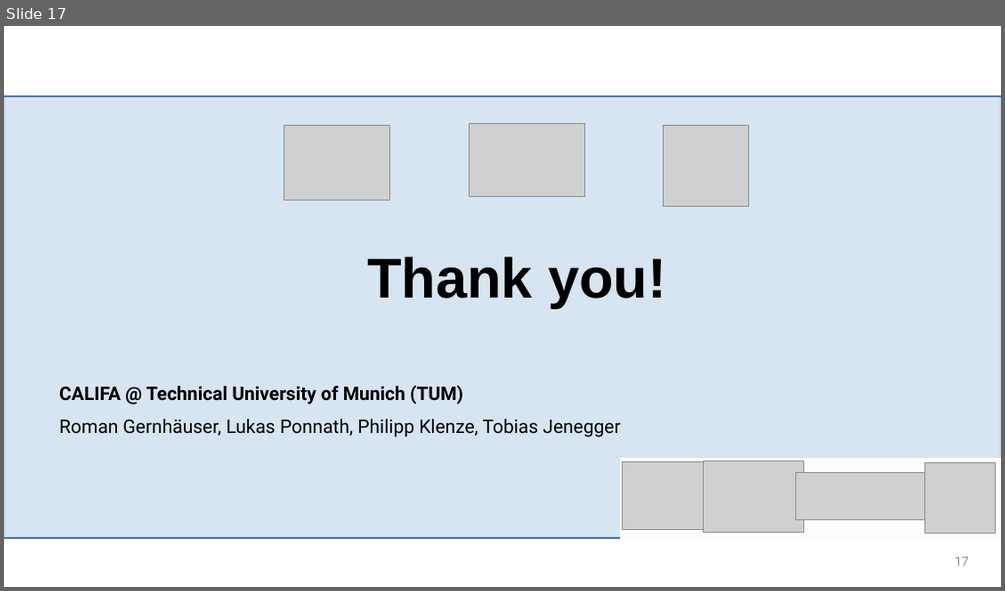
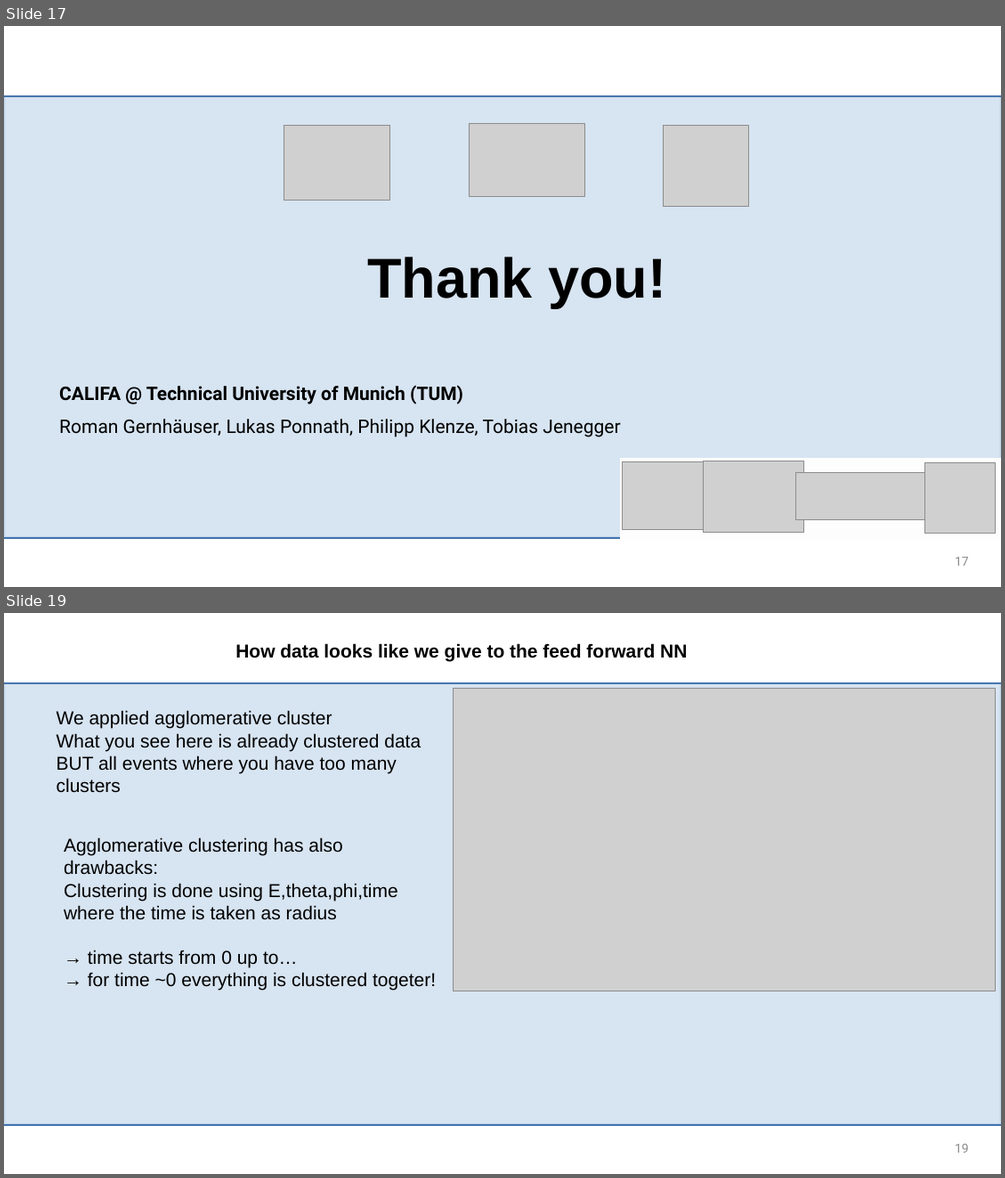
Before and after one commit to jenegger/trafo_agglo, a slide deck: odsl_summary_oct_2024.odp. Shown one above the other, each under a label of ours: slide 17 before the commit, slides 17 and 19 after it; the slides between them are not shown. The pictures are 1005x591 and 1005x1178 pixels, drawn with LibreOffice and Linux fonts; fonts in the diff are those of the drawing; grey boxes stand for pictures; background and template pictures are left out. Boxes give left, top, right and bottom in pixels: in the first picture for what was removed or moved away, otherwise in the second. Text is boxed around its words. In the diff, an @@ line names an element or a change of style, - is before the commit and + after.

```diff
--- a/odsl_summary_oct_2024.odp
+++ b/odsl_summary_oct_2024.odp
@@ slide 19 added at bbox=[4, 613, 1001, 1174], background #FFFFFF; not listed: 3 template elements that a slide beside it also shows @@
@@ text added at bbox=[235, 643, 687, 661], 18 pt, text #000000, bold @@
+How data looks like we give to the feed forward NN
@@ picture added at bbox=[453, 688, 995, 990] @@
@@ text added at bbox=[57, 710, 421, 793], 18 pt, text #000000 @@
+We applied agglomerative cluster
+What you see here is already clustered data
+BUT all events where you have too many clusters
@@ text added at bbox=[64, 837, 436, 990], 18 pt, text #000000 @@
+Agglomerative clustering has also drawbacks:
+Clustering is done using E,theta,phi,time where the time is taken as radius
+→ time starts from 0 up to…
+→ for time ~0 everything is clustered togeter!
@@ page number added at bbox=[955, 1143, 969, 1152], 12 pt, text #8B8B8B @@
+19
```
Also in this commit, not shown: 1 slide changed, 3 other slides added, 30 other files.
